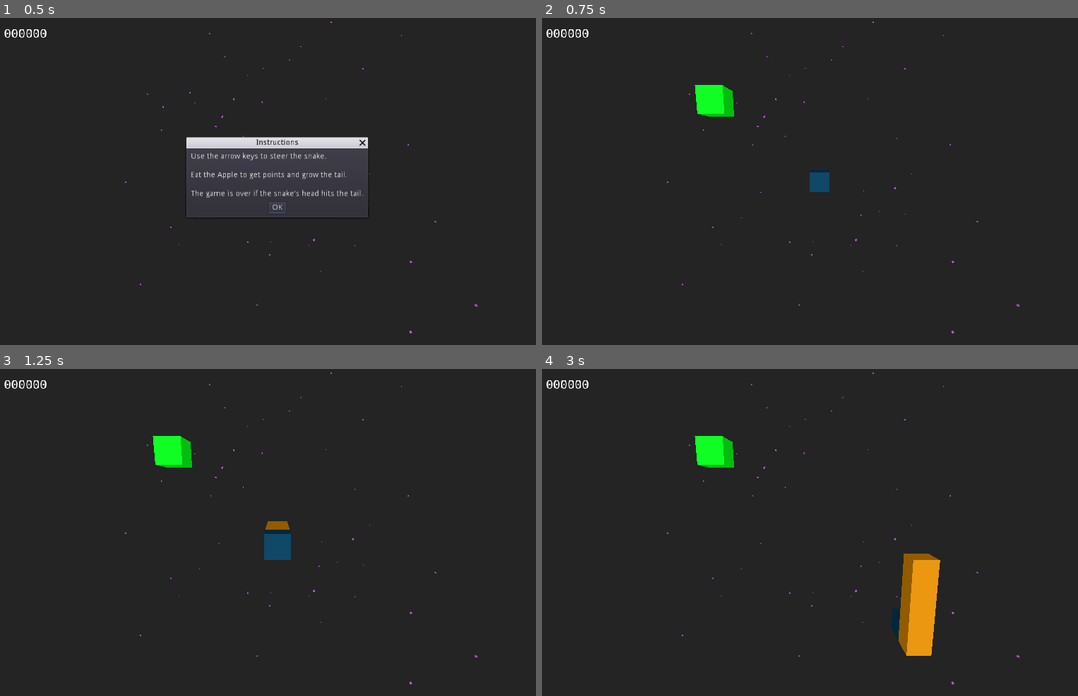
Above: before the commit, frames 1-4 (two rows, left to right).
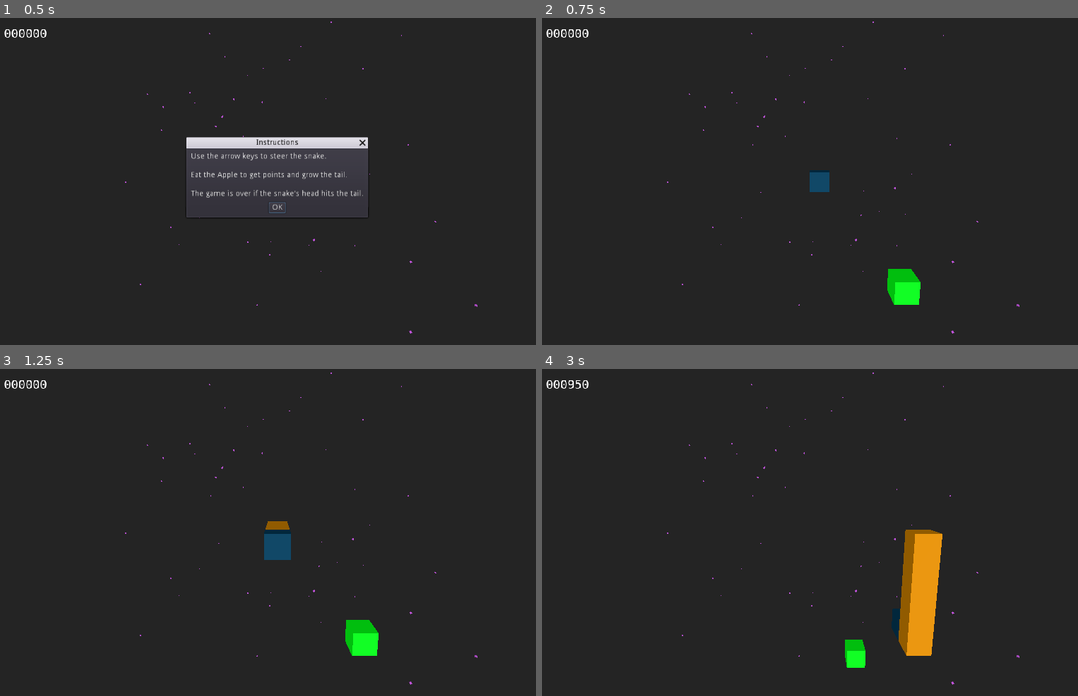
Above: after the commit, the same moments.

Repository: andrew-wilkes/3dsnake
Game: Godot game, scene res://Main.tscn
Same seed, same stepped clock (60 frames per second), same inputs: the game is played once before the commit and once after it.
Inputs:
- Up to frame 1 (0.5 s): no input
- Up to frame 2 (0.75 s): click "OK" at 0.5 s
- Up to frame 3 (1.25 s): no input
- Up to frame 4 (3 s): tap Enter at 1.25 s; hold Right 1.28-2.03 s; hold Down 2.03-2.78 s; hold Right from 2.78 s (still down)

Frame 1 is identical in both runs. In frame 2, 1.2% of the frame differs, in the area x 28-71%, y 20-88%; in frame 3, 1.2%; in frame 4, 1.6%, in the area x 4-75%, y 3-92%.

Commit message:
Make game start if Start window is closed

Diff:
--- a/IO.gd
+++ b/IO.gd
@@ -26,3 +26,7 @@
 
 func game_over():
 	$GameOver.popup_centered()
+
+
+func _on_Start_popup_hide():
+	emit_signal("start_game")
--- a/IO.tscn
+++ b/IO.tscn
@@ -44,4 +44,5 @@
 "_edit_use_anchors_": false
 }
 [connection signal="confirmed" from="Start" to="." method="_on_Start_confirmed"]
+[connection signal="popup_hide" from="Start" to="." method="_on_Start_popup_hide"]
 [connection signal="confirmed" from="GameOver" to="." method="_on_GameOver_confirmed"]
